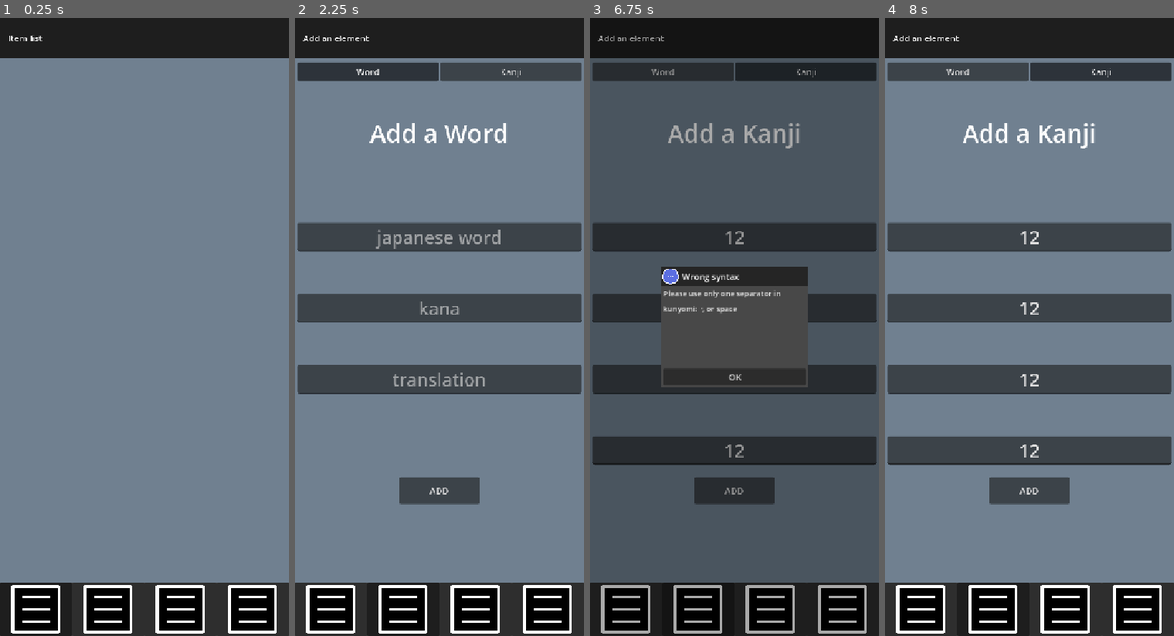
Above: before the commit, frames 1-4 (left to right).
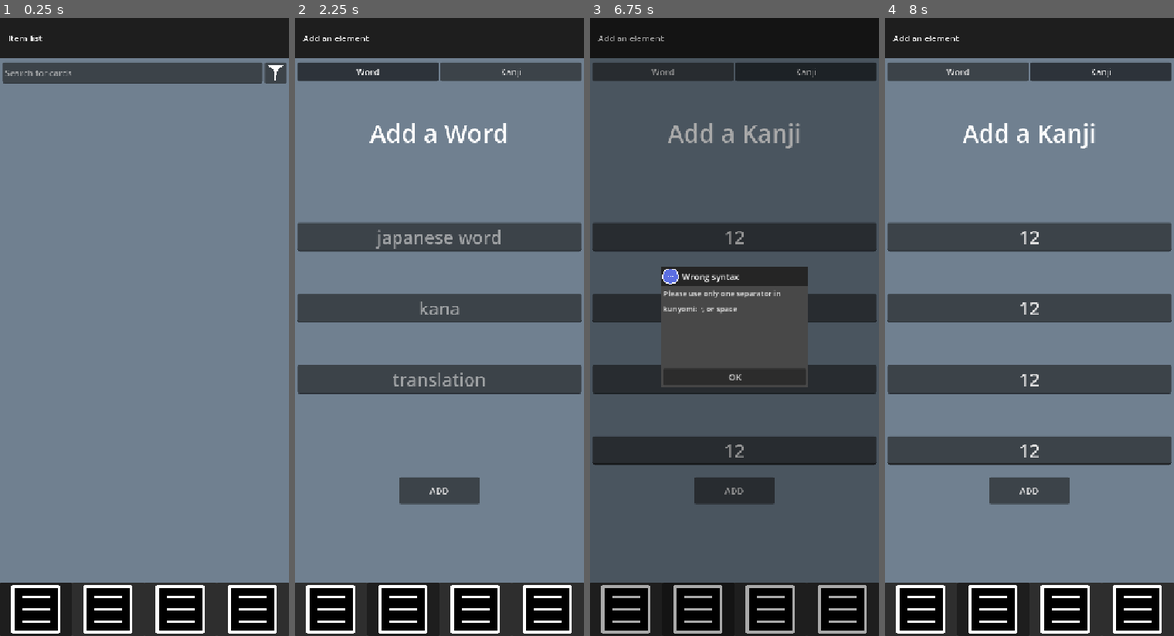
Above: after the commit, the same moments.

Repository: Otumn/Kanjis
Game: Godot game, scene res://main.tscn
Two runs of this game, one before a commit and one after it. Both use one fixed random seed, a clock stepped at 60 frames per second and the inputs below.
Inputs (mouse positions are in pixels of both pictures, inside the frame that each line leads up to):
- Up to frame 1 (0.25 s): no input
- Up to frame 2 (2.25 s): click (569, 73) at 0.52 s; click (329, 611) at 1.25 s; click (404, 611) at 2 s
- Up to frame 3 (6.75 s): click (734, 234) at 2.77 s; type "12" at 2.85 s; click (734, 308) at 3 s; type "12" at 3.08 s; click (734, 376) at 3.23 s; type "12" at 3.32 s; click "Word" at 3.5 s; click "Kanji" at 4.25 s; click (734, 234) at 5.02 s; type "12" at 5.1 s; click (734, 308) at 5.25 s; type "12" at 5.33 s; click (734, 376) at 5.48 s; type "12" at 5.57 s; click (734, 450) at 5.77 s; type "12" at 5.85 s; click "ADD" at 6.5 s
- Up to frame 4 (8 s): click "OK" at 7.25 s

The runs differ from the first frame. In frame 1, 3.3% of the frame differs, in the area x 0-100%, y 7-11%; in frame 2, nothing differs; in frame 3, less than 0.1%; in frame 4, nothing differs.

Commit message:
List menu almost done, need to do the focus screen

Diff:
--- a/Scenes/Globals/save_logic.gd
+++ b/Scenes/Globals/save_logic.gd
@@ -1,18 +1,25 @@
 extends Node
+
+signal on_data_loaded()
+signal on_data_saved()
+signal on_data_save_failed()
+signal on_new_element_added(element:ElementData)
+##This signal is emitted right before the element is deleted
+signal on_element_deleted(element:ElementData)
+signal on_data_deleted()
 
 var data:SaveData
 
 const save_path:String = "user://BokyaSaveFile.tres"
 
-func _ready() -> void:
-	load_data()
-
 func save_data():
 	var err = ResourceSaver.save(data, save_path)
 	if err == 0:
 		print("Saved succesfully at : " + ProjectSettings.globalize_path(save_path))
+		on_data_saved.emit()
 	else:
 		print("Save failed, error : " + error_string(err))
+		on_data_save_failed.emit()
 
 func load_data() -> SaveData:
 	if ResourceLoader.exists(save_path):
@@ -22,6 +29,8 @@
 		print("No save file found, new data created")
 		print(ProjectSettings.globalize_path(save_path))
 		data = SaveData.new()
+
+	on_data_loaded.emit()
 	return data
 
 func save_new_element(element:ElementData):
@@ -29,12 +38,14 @@
 		load_data()
 
 	data.elements.append(element)
+	on_new_element_added.emit(element)
 
-func request_data_deletion():
-	PopupLogic.pop_choice(PopupLogic.pop_type.WARNING, "Are you sure?", "You are about to delete all your cards. Are you sure?", delete_data)
+func delete_element(id:int):
+	pass
 
 func delete_data():
 	data = SaveData.new()
+	on_data_deleted.emit()
 	save_data()
 
 func get_saved_elements() -> Array[ElementData]:
--- /dev/null
+++ b/Scenes/Menus/list_menu.gd
@@ -0,0 +1,56 @@
+extends BaseMenu
+
+@export var list_item:PackedScene
+
+@onready var list_parent: VBoxContainer = $VBoxContainer/Container/ScrollContainer/MarginContainer/Content/ScrollContainer/ListParent
+@onready var focus_parent: Control = $VBoxContainer/Container/ScrollContainer/MarginContainer/FocusParent
+
+@onready var label_title: Label = $VBoxContainer/Container/ScrollContainer/MarginContainer/FocusParent/ColorRect/FocusFrame/VBoxContainer/ColorRect/Label_Title
+@onready var label_type: Label = $VBoxContainer/Container/ScrollContainer/MarginContainer/FocusParent/ColorRect/FocusFrame/VBoxContainer/MarginContainer/VBoxContainer/Label_Type
+@onready var label_kanas: Label = $VBoxContainer/Container/ScrollContainer/MarginContainer/FocusParent/ColorRect/FocusFrame/VBoxContainer/MarginContainer/VBoxContainer/VBoxContainer/Label_Kanas
+@onready var label_kunyomi: Label = $VBoxContainer/Container/ScrollContainer/MarginContainer/FocusParent/ColorRect/FocusFrame/VBoxContainer/MarginContainer/VBoxContainer/VBoxContainer2/Label_Kunyomi
+@onready var label_onyomi: Label = $VBoxContainer/Container/ScrollContainer/MarginContainer/FocusParent/ColorRect/FocusFrame/VBoxContainer/MarginContainer/VBoxContainer/VBoxContainer2/Label_Onyomi
+@onready var label_translation: Label = $VBoxContainer/Container/ScrollContainer/MarginContainer/FocusParent/ColorRect/FocusFrame/VBoxContainer/MarginContainer/VBoxContainer/Label_Translation
+@onready var label_rights: Label = $VBoxContainer/Container/ScrollContainer/MarginContainer/FocusParent/ColorRect/FocusFrame/VBoxContainer/MarginContainer/VBoxContainer/HBoxContainer/Label_Rights
+@onready var label_wrongs: Label = $VBoxContainer/Container/ScrollContainer/MarginContainer/FocusParent/ColorRect/FocusFrame/VBoxContainer/MarginContainer/VBoxContainer/HBoxContainer/Label_Wrongs
+@onready var label_date: Label = $VBoxContainer/Container/ScrollContainer/MarginContainer/FocusParent/ColorRect/FocusFrame/VBoxContainer/MarginContainer/VBoxContainer/Label_Date
+@onready var bar_mastery: ProgressBar = $VBoxContainer/Container/ScrollContainer/MarginContainer/FocusParent/ColorRect/FocusFrame/VBoxContainer/MarginContainer/VBoxContainer/Bar_Mastery
+
+var focused_element:ElementData
+
+func _ready() -> void:
+	SaveLogic.connect("on_data_loaded", on_data_loaded)
+	SaveLogic.connect("on_new_element_added", on_element_added)
+
+	super._ready()
+
+func on_data_loaded():
+	create_list()
+
+func on_element_added(element:ElementData):
+	add_element(element)
+
+func create_list():
+	print("Creating list...")
+	for e in SaveLogic.data.elements:
+		add_element(e)
+
+func add_element(element:ElementData):
+	var card = list_item.instantiate() as CardListItem
+	list_parent.add_child(card)
+	card.link_element(element)
+	card.on_card_selected.connect(focus_element)
+
+func focus_element(element:ElementData):
+	focused_element = element
+	#TODO : display element informations here
+
+func defocus():
+	focus_parent.visible = false
+
+func request_element_deletion(): #no need for arguments, just delete the element we are focused on
+	pass
+
+
+func _on_btn_go_back_button_down() -> void:
+	defocus()
--- a/Scenes/Menus/list_menu.tscn
+++ b/Scenes/Menus/list_menu.tscn
@@ -1,6 +1,193 @@
 [gd_scene format=3 uid="uid://bilr46tjfc8k5"]
 
 [ext_resource type="PackedScene" uid="uid://b06hp6spb0vx8" path="res://Scenes/Menus/base_menu.tscn" id="1_wiiu3"]
+[ext_resource type="Script" uid="uid://ch76jmos74aak" path="res://Scenes/Menus/list_menu.gd" id="2_cwehc"]
+[ext_resource type="Texture2D" uid="uid://c5q6h7p182gn3" path="res://Sprites/Icons/Icon_Filter.png" id="2_jj57r"]
+[ext_resource type="PackedScene" uid="uid://ddickq3rnv0th" path="res://Scenes/UIComponents/card_list_item.tscn" id="3_334ok"]
+[ext_resource type="Texture2D" uid="uid://yd5s55cow0js" path="res://Sprites/Icons/Icon_Bin.png" id="5_4be5h"]
+[ext_resource type="Texture2D" uid="uid://bhldim1lqm3tq" path="res://Sprites/Icons/Icon_Cross.png" id="6_4be5h"]
+
+[sub_resource type="StyleBoxEmpty" id="StyleBoxEmpty_ui8po"]
 
 [node name="ListMenu" unique_id=1009726842 instance=ExtResource("1_wiiu3")]
+script = ExtResource("2_cwehc")
+list_item = ExtResource("3_334ok")
 title = "Item list"
+
+[node name="HSeparator" type="HSeparator" parent="VBoxContainer/Container/ScrollContainer/MarginContainer/Content" parent_id_path=PackedInt32Array(2075891554) index="0" unique_id=1288121724]
+layout_mode = 2
+theme_override_styles/separator = SubResource("StyleBoxEmpty_ui8po")
+
+[node name="HBoxContainer" type="HBoxContainer" parent="VBoxContainer/Container/ScrollContainer/MarginContainer/Content" parent_id_path=PackedInt32Array(2075891554) index="1" unique_id=605860951]
+layout_mode = 2
+
+[node name="Input_Search" type="LineEdit" parent="VBoxContainer/Container/ScrollContainer/MarginContainer/Content/HBoxContainer" index="0" unique_id=1942204215]
+layout_mode = 2
+size_flags_horizontal = 3
+placeholder_text = "Search for cards"
+
+[node name="Btn_Filter" type="Button" parent="VBoxContainer/Container/ScrollContainer/MarginContainer/Content/HBoxContainer" index="1" unique_id=768372098]
+texture_filter = 1
+layout_mode = 2
+icon = ExtResource("2_jj57r")
+
+[node name="HSeparator2" type="HSeparator" parent="VBoxContainer/Container/ScrollContainer/MarginContainer/Content" parent_id_path=PackedInt32Array(2075891554) index="2" unique_id=253612503]
+layout_mode = 2
+theme_override_constants/separation = 10
+theme_override_styles/separator = SubResource("StyleBoxEmpty_ui8po")
+
+[node name="ScrollContainer" type="ScrollContainer" parent="VBoxContainer/Container/ScrollContainer/MarginContainer/Content" parent_id_path=PackedInt32Array(2075891554) index="3" unique_id=1231147352]
+layout_mode = 2
+size_flags_vertical = 3
+
+[node name="ListParent" type="VBoxContainer" parent="VBoxContainer/Container/ScrollContainer/MarginContainer/Content/ScrollContainer" index="0" unique_id=1074280852]
+layout_mode = 2
+size_flags_horizontal = 3
+
+[node name="FocusParent" type="Control" parent="VBoxContainer/Container/ScrollContainer/MarginContainer" parent_id_path=PackedInt32Array(1977631619) index="1" unique_id=1590727020]
+visible = false
+layout_mode = 2
+
+[node name="ColorRect" type="ColorRect" parent="VBoxContainer/Container/ScrollContainer/MarginContainer/FocusParent" index="0" unique_id=1475175022]
+layout_mode = 1
+anchors_preset = 15
+anchor_right = 1.0
+anchor_bottom = 1.0
+grow_horizontal = 2
+grow_vertical = 2
+color = Color(0, 0, 0, 0.25882354)
+
+[node name="FocusFrame" type="ColorRect" parent="VBoxContainer/Container/ScrollContainer/MarginContainer/FocusParent/ColorRect" index="0" unique_id=926646189]
+custom_minimum_size = Vector2(350, 400)
+layout_mode = 1
+anchors_preset = 8
+anchor_left = 0.5
+anchor_top = 0.5
+anchor_right = 0.5
+anchor_bottom = 0.5
+offset_left = -20.0
+offset_top = -20.0
+offset_right = 20.0
+offset_bottom = 20.0
+grow_horizontal = 2
+grow_vertical = 2
+color = Color(0.0999862, 0.099985935, 0.09998592, 1)
+
+[node name="VBoxContainer" type="VBoxContainer" parent="VBoxContainer/Container/ScrollContainer/MarginContainer/FocusParent/ColorRect/FocusFrame" index="0" unique_id=444864287]
+layout_mode = 1
+anchors_preset = 15
+anchor_right = 1.0
+anchor_bottom = 1.0
+grow_horizontal = 2
+grow_vertical = 2
+
+[node name="ColorRect" type="ColorRect" parent="VBoxContainer/Container/ScrollContainer/MarginContainer/FocusParent/ColorRect/FocusFrame/VBoxContainer" index="0" unique_id=409620915]
+custom_minimum_size = Vector2(0, 40)
+layout_mode = 2
+color = Color(0.20871013, 0.20871016, 0.20871013, 1)
+
+[node name="Label_Title" type="Label" parent="VBoxContainer/Container/ScrollContainer/MarginContainer/FocusParent/ColorRect/FocusFrame/VBoxContainer/ColorRect" index="0" unique_id=758476905]
+layout_mode = 1
+anchors_preset = 15
+anchor_right = 1.0
+anchor_bottom = 1.0
+grow_horizontal = 2
+grow_vertical = 2
+theme_override_font_sizes/font_size = 20
+text = "Focused element"
+horizontal_alignment = 1
+vertical_alignment = 1
+
+[node name="MarginContainer" type="MarginContainer" parent="VBoxContainer/Container/ScrollContainer/MarginContainer/FocusParent/ColorRect/FocusFrame/VBoxContainer" index="1" unique_id=151089300]
+layout_mode = 2
+size_flags_vertical = 3
+theme_override_constants/margin_left = 4
+theme_override_constants/margin_right = 4
+theme_override_constants/margin_bottom = 4
+
+[node name="VBoxContainer" type="VBoxContainer" parent="VBoxContainer/Container/ScrollContainer/MarginContainer/FocusParent/ColorRect/FocusFrame/VBoxContainer/MarginContainer" index="0" unique_id=1502413849]
+layout_mode = 2
+theme_override_constants/separation = 25
+
+[node name="Label_Type" type="Label" parent="VBoxContainer/Container/ScrollContainer/MarginContainer/FocusParent/ColorRect/FocusFrame/VBoxContainer/MarginContainer/VBoxContainer" index="0" unique_id=811956322]
+layout_mode = 2
+text = "Type : "
+
+[node name="VBoxContainer" type="VBoxContainer" parent="VBoxContainer/Container/ScrollContainer/MarginContainer/FocusParent/ColorRect/FocusFrame/VBoxContainer/MarginContainer/VBoxContainer" index="1" unique_id=290579840]
+visible = false
+layout_mode = 2
+
+[node name="Label_Kanas" type="Label" parent="VBoxContainer/Container/ScrollContainer/MarginContainer/FocusParent/ColorRect/FocusFrame/VBoxContainer/MarginContainer/VBoxContainer/VBoxContainer" index="0" unique_id=2091447300]
+layout_mode = 2
+text = "Japanese :"
+
+[node name="VBoxContainer2" type="VBoxContainer" parent="VBoxContainer/Container/ScrollContainer/MarginContainer/FocusParent/ColorRect/FocusFrame/VBoxContainer/MarginContainer/VBoxContainer" index="2" unique_id=95022777]
+layout_mode = 2
+
+[node name="Label_Kunyomi" type="Label" parent="VBoxContainer/Container/ScrollContainer/MarginContainer/FocusParent/ColorRect/FocusFrame/VBoxContainer/MarginContainer/VBoxContainer/VBoxContainer2" index="0" unique_id=1130492017]
+layout_mode = 2
+text = "Kunyomi :"
+
+[node name="Label_Onyomi" type="Label" parent="VBoxContainer/Container/ScrollContainer/MarginContainer/FocusParent/ColorRect/FocusFrame/VBoxContainer/MarginContainer/VBoxContainer/VBoxContainer2" index="1" unique_id=142451409]
+layout_mode = 2
+text = "Onyomi :"
+
+[node name="Label_Translation" type="Label" parent="VBoxContainer/Container/ScrollContainer/MarginContainer/FocusParent/ColorRect/FocusFrame/VBoxContainer/MarginContainer/VBoxContainer" index="3" unique_id=730016448]
+layout_mode = 2
+text = "Translation :"
+
+[node name="HBoxContainer" type="HBoxContainer" parent="VBoxContainer/Container/ScrollContainer/MarginContainer/FocusParent/ColorRect/FocusFrame/VBoxContainer/MarginContainer/VBoxContainer" index="4" unique_id=962877397]
+layout_mode = 2
+
+[node name="Label_Rights" type="Label" parent="VBoxContainer/Container/ScrollContainer/MarginContainer/FocusParent/ColorRect/FocusFrame/VBoxContainer/MarginContainer/VBoxContainer/HBoxContainer" index="0" unique_id=1894530422]
+layout_mode = 2
+size_flags_horizontal = 3
+text = "Rights : "
+
+[node name="Label_Wrongs" type="Label" parent="VBoxContainer/Container/ScrollContainer/MarginContainer/FocusParent/ColorRect/FocusFrame/VBoxContainer/MarginContainer/VBoxContainer/HBoxContainer" index="1" unique_id=1537924757]
+layout_mode = 2
+size_flags_horizontal = 3
+text = "Wrongs :"
+
+[node name="Label_Date" type="Label" parent="VBoxContainer/Container/ScrollContainer/MarginContainer/FocusParent/ColorRect/FocusFrame/VBoxContainer/MarginContainer/VBoxContainer" index="5" unique_id=661199811]
+layout_mode = 2
+text = "Last worked on :"
+
+[node name="Bar_Mastery" type="ProgressBar" parent="VBoxContainer/Container/ScrollContainer/MarginContainer/FocusParent/ColorRect/FocusFrame/VBoxContainer/MarginContainer/VBoxContainer" index="6" unique_id=1301476986]
+custom_minimum_size = Vector2(0, 25)
+layout_mode = 2
+max_value = 1.0
+value = 0.42
+show_percentage = false
+
+[node name="HBoxContainer2" type="HBoxContainer" parent="VBoxContainer/Container/ScrollContainer/MarginContainer/FocusParent/ColorRect/FocusFrame/VBoxContainer/MarginContainer/VBoxContainer" index="7" unique_id=1695185137]
+layout_mode = 2
+
+[node name="HBoxContainer" type="HBoxContainer" parent="VBoxContainer/Container/ScrollContainer/MarginContainer/FocusParent/ColorRect/FocusFrame/VBoxContainer/MarginContainer/VBoxContainer/HBoxContainer2" index="0" unique_id=493488148]
+layout_mode = 2
+size_flags_horizontal = 3
+
+[node name="Btn_Delete" type="Button" parent="VBoxContainer/Container/ScrollContainer/MarginContainer/FocusParent/ColorRect/FocusFrame/VBoxContainer/MarginContainer/VBoxContainer/HBoxContainer2/HBoxContainer" index="0" unique_id=1394314385]
+texture_filter = 1
+custom_minimum_size = Vector2(40, 40)
+custom_maximum_size = Vector2(40, 40)
+layout_mode = 2
+size_flags_horizontal = 3
+icon = ExtResource("5_4be5h")
+icon_alignment = 1
+
+[node name="HBoxContainer2" type="HBoxContainer" parent="VBoxContainer/Container/ScrollContainer/MarginContainer/FocusParent/ColorRect/FocusFrame/VBoxContainer/MarginContainer/VBoxContainer/HBoxContainer2" index="1" unique_id=253438959]
+layout_mode = 2
+size_flags_horizontal = 3
+alignment = 2
+
+[node name="Btn_GoBack" type="Button" parent="VBoxContainer/Container/ScrollContainer/MarginContainer/FocusParent/ColorRect/FocusFrame/VBoxContainer/MarginContainer/VBoxContainer/HBoxContainer2/HBoxContainer2" index="0" unique_id=1184569198]
+texture_filter = 1
+custom_minimum_size = Vector2(40, 40)
+custom_maximum_size = Vector2(40, 40)
+layout_mode = 2
+size_flags_horizontal = 3
+icon = ExtResource("6_4be5h")
+icon_alignment = 1
+
+[connection signal="button_down" from="VBoxContainer/Container/ScrollContainer/MarginContainer/FocusParent/ColorRect/FocusFrame/VBoxContainer/MarginContainer/VBoxContainer/HBoxContainer2/HBoxContainer2/Btn_GoBack" to="." method="_on_btn_go_back_button_down"]
--- /dev/null
+++ b/Scenes/UIComponents/card_list_item.gd
@@ -0,0 +1,21 @@
+class_name CardListItem
+extends Control
+
+signal on_card_selected(element:ElementData)
+
+@onready var label_index: Label = $Btn_Main/MarginContainer/HBoxContainer/Control/MarginContainer/Label_Index
+@onready var label_japanese: Label = $Btn_Main/MarginContainer/HBoxContainer/Control/Label_Japanese
+@onready var label_translation: Label = $Btn_Main/MarginContainer/HBoxContainer/Label_Translation
+@onready var bar_mastery: ProgressBar = $Btn_Main/MarginContainer/HBoxContainer/Bar_Mastery
+
+var linked_element:ElementData
+
+func link_element(element:ElementData):
+	label_index.text = str(element.id)
+	label_japanese.text = element.base_writing
+	label_translation.text = element.translation
+	bar_mastery.value = element.mastery
+	linked_element = element
+
+func _on_btn_main_button_down() -> void:
+	on_card_selected.emit(linked_element)
--- /dev/null
+++ b/Scenes/UIComponents/card_list_item.tscn
@@ -0,0 +1,86 @@
+[gd_scene format=3 uid="uid://ddickq3rnv0th"]
+
+[ext_resource type="Script" uid="uid://2h78uaywelef" path="res://Scenes/UIComponents/card_list_item.gd" id="1_gfy5v"]
+
+[sub_resource type="StyleBoxEmpty" id="StyleBoxEmpty_ui8po"]
+
+[node name="CardListItem" type="Control" unique_id=1321814287]
+custom_minimum_size = Vector2(0, 55)
+custom_maximum_size = Vector2(540, 55)
+layout_mode = 3
+anchors_preset = 10
+anchor_right = 1.0
+grow_horizontal = 2
+script = ExtResource("1_gfy5v")
+
+[node name="Btn_Main" type="Button" parent="." unique_id=358785082]
+layout_mode = 1
+anchors_preset = 15
+anchor_right = 1.0
+anchor_bottom = 1.0
+grow_horizontal = 2
+grow_vertical = 2
+
+[node name="MarginContainer" type="MarginContainer" parent="Btn_Main" unique_id=322415313]
+layout_mode = 1
+anchors_preset = 15
+anchor_right = 1.0
+anchor_bottom = 1.0
+grow_horizontal = 2
+grow_vertical = 2
+theme_override_constants/margin_left = 2
+theme_override_constants/margin_top = 2
+theme_override_constants/margin_right = 2
+theme_override_constants/margin_bottom = 2
+
+[node name="HBoxContainer" type="HBoxContainer" parent="Btn_Main/MarginContainer" unique_id=1440041611]
+layout_mode = 2
+
+[node name="Control" type="PanelContainer" parent="Btn_Main/MarginContainer/HBoxContainer" unique_id=1975909463]
+layout_mode = 2
+mouse_filter = 1
+
+[node name="MarginContainer" type="MarginContainer" parent="Btn_Main/MarginContainer/HBoxContainer/Control" unique_id=1358800480]
+layout_mode = 2
+theme_override_constants/margin_left = 1
+theme_override_constants/margin_right = 1
+
+[node name="Label_Index" type="Label" parent="Btn_Main/MarginContainer/HBoxContainer/Control/MarginContainer" unique_id=1873495135]
+layout_mode = 2
+size_flags_vertical = 0
+theme_override_font_sizes/font_size = 6
+text = "0"
+
+[node name="Label_Japanese" type="Label" parent="Btn_Main/MarginContainer/HBoxContainer/Control" unique_id=963135017]
+custom_minimum_size = Vector2(51, 0)
+layout_mode = 2
+size_flags_vertical = 1
+theme_override_font_sizes/font_size = 36
+text = "竜"
+horizontal_alignment = 1
+vertical_alignment = 1
+
+[node name="VSeparator" type="VSeparator" parent="Btn_Main/MarginContainer/HBoxContainer" unique_id=101518771]
+layout_mode = 2
+theme_override_styles/separator = SubResource("StyleBoxEmpty_ui8po")
+
+[node name="Label_Translation" type="Label" parent="Btn_Main/MarginContainer/HBoxContainer" unique_id=105683729]
+custom_minimum_size = Vector2(51, 0)
+layout_mode = 2
+size_flags_horizontal = 3
+size_flags_vertical = 1
+theme_override_font_sizes/font_size = 36
+text = "Card name"
+vertical_alignment = 1
+
+[node name="Bar_Mastery" type="ProgressBar" parent="Btn_Main/MarginContainer/HBoxContainer" unique_id=180507504]
+custom_minimum_size = Vector2(51, 0)
+layout_mode = 2
+size_flags_vertical = 1
+mouse_filter = 1
+max_value = 1.0
+value = 0.45
+fill_mode = 3
+show_percentage = false
+
+[connection signal="button_down" from="Btn_Main" to="." method="_on_btn_main_button_down"]
--- /dev/null
+++ b/main.gd
@@ -0,0 +1,4 @@
+extends CanvasLayer
+
+func _ready() -> void:
+	SaveLogic.load_data()
--- a/main.tscn
+++ b/main.tscn
@@ -1,5 +1,6 @@
 [gd_scene format=3 uid="uid://xwb1kv2jhaox"]
 
+[ext_resource type="Script" uid="uid://uotbbeui8n1f" path="res://main.gd" id="1_272bh"]
 [ext_resource type="Script" uid="uid://krfyupnsf8rj" path="res://tabs_manager.gd" id="1_h2yge"]
 [ext_resource type="PackedScene" uid="uid://srnk2lo1jv8k" path="res://Scenes/UIComponents/tabs_button.tscn" id="1_ig7tw"]
 [ext_resource type="PackedScene" uid="uid://bilr46tjfc8k5" path="res://Scenes/Menus/list_menu.tscn" id="2_7mycd"]
@@ -8,6 +9,7 @@
 [ext_resource type="PackedScene" uid="uid://o51yaduulvan" path="res://Scenes/Menus/settings_menu.tscn" id="5_kek77"]
 
 [node name="Main" type="CanvasLayer" unique_id=1993111990]
+script = ExtResource("1_272bh")
 
 [node name="MainContainer" type="Control" parent="." unique_id=874108013]
 layout_mode = 3
Not shown, added: Scenes/Menus/list_menu.gd.uid
Not shown, added: Scenes/UIComponents/card_list_item.gd.uid
Binary file added: Sprites/Icons/Icon_Arrow_Down.png
Not shown, added: Sprites/Icons/Icon_Arrow_Down.png.import
Binary file added: Sprites/Icons/Icon_Arrow_Left.png
Not shown, added: Sprites/Icons/Icon_Arrow_Left.png.import
Binary file added: Sprites/Icons/Icon_Arrow_Right.png
Not shown, added: Sprites/Icons/Icon_Arrow_Right.png.import
Binary file added: Sprites/Icons/Icon_Arrow_Up.png
Not shown, added: Sprites/Icons/Icon_Arrow_Up.png.import
Binary file added: Sprites/Icons/Icon_Bin.png
Not shown, added: Sprites/Icons/Icon_Bin.png.import
(and 7 more such lines)
